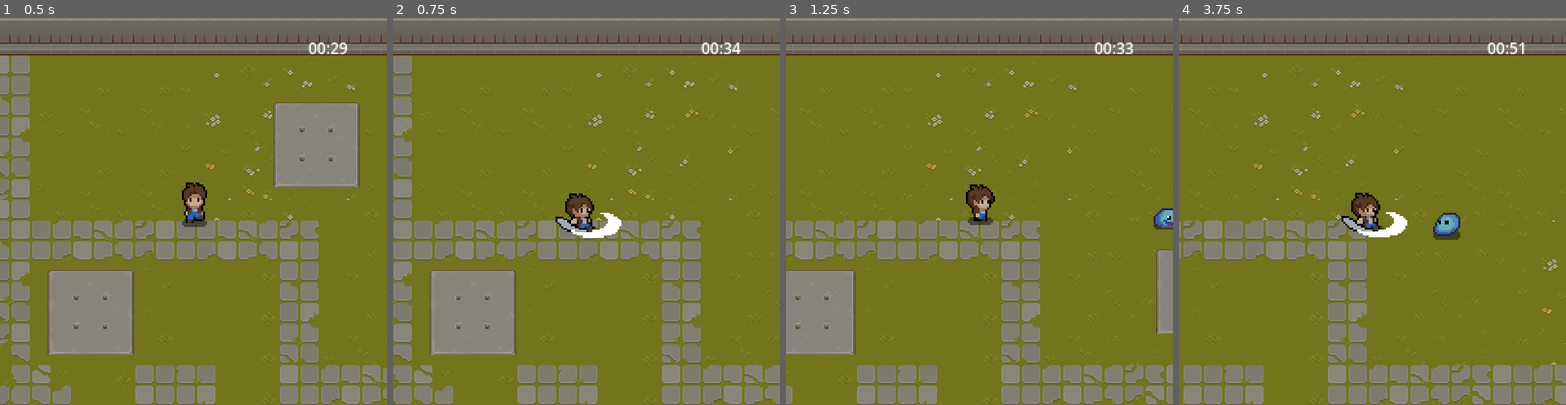
Above: before the commit, frames 1-4 (left to right).
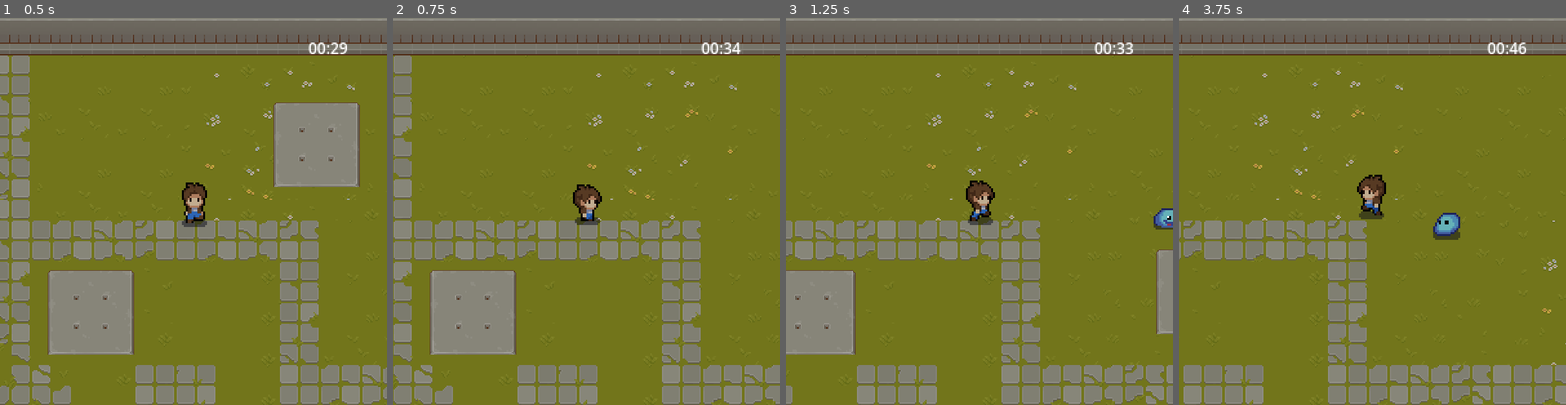
Above: after the commit, the same moments.

Repository: imlana21/stormy_project-1
Game: Godot game, scene res://scene/world.tscn
Same seed, same stepped clock (60 frames per second), same inputs: the game is played once before the commit and once after it.
Inputs (mouse positions are in pixels of both pictures, inside the frame that each line leads up to):
- Up to frame 1 (0.5 s): no input
- Up to frame 2 (0.75 s): tap Enter at 0.5 s; move the mouse to (671, 192) at 0.52 s; hold D (right) from 0.53 s (still down); click (671, 192) at 0.6 s
- Up to frame 3 (1.25 s): keep holding D (right)
- Up to frame 4 (3.75 s): move the mouse to (1295, 230) at 1.27 s; release D (right) at 1.28 s; hold S (down) 1.28-2.03 s; click (1295, 230) at 1.35 s; move the mouse to (1411, 126) at 2.02 s; hold D (right) 2.03-2.78 s; click (1411, 126) at 2.1 s; move the mouse to (1353, 288) at 2.77 s; hold W (up) 2.78-3.53 s; click (1353, 288) at 2.85 s; move the mouse to (1488, 269) at 3.52 s; hold A (left) from 3.53 s (still down); click (1488, 269) at 3.6 s

Frame 1 is identical in both runs. In frame 2, 1.2% of the frame differs, in the area x 42-59%, y 43-57%; in frame 3, 0.4%; in frame 4, 1.4%, in the area x 42-90%, y 6-57%.

Commit message:
Update animation and change cursor

Diff:
--- a/project.godot
+++ b/project.godot
@@ -19,6 +19,8 @@
 
 window/size/viewport_width=600
 window/size/viewport_height=600
+mouse_cursor/custom_image="res://assets/cursor-32.png"
+mouse_cursor/custom_image_hotspot=Vector2(10, 10)
 
 [input]
 
--- /dev/null
+++ b/scene/cursor/cursor.gd
@@ -0,0 +1,9 @@
+extends Node2D
+
+@onready var cursor = preload("res://assets/cursor.png")
+
+func _ready():
+	Input.set_mouse_mode(Input.MOUSE_MODE_HIDDEN)
+
+func _process(delta):
+	position = get_global_mouse_position()
--- /dev/null
+++ b/scene/cursor/cursor.tscn
@@ -0,0 +1,8 @@
+[gd_scene load_steps=2 format=3 uid="uid://dxnfbencjugql"]
+
+[ext_resource type="Script" path="res://scene/cursor/cursor.gd" id="2_dk854"]
+
+[node name="Cursor" type="Node2D"]
+script = ExtResource("2_dk854")
+
+[node name="Sprite2D" type="Sprite2D" parent="."]
--- a/scene/player/player.gd
+++ b/scene/player/player.gd
@@ -14,27 +14,24 @@
 func _physics_process(delta):
 	if is_freeze == false:
 		character_velocity()
-		attack()
+		attack_animation()
+		idle_animation()
 
 func character_velocity():
 	var direction = Vector2()
 	if is_attacking == false:
 		if Input.is_action_pressed("up"):
 			direction += Vector2(0, -1)
-			$Sprite.play("walk_up")
 		if Input.is_action_pressed("down"):
 			direction += Vector2(0, 1)
-			$Sprite.play("walk_down")
 		if Input.is_action_pressed("left"):
 			direction += Vector2(-1, 0)
-			$Sprite.play("walk_left")
 		if Input.is_action_pressed("right"):
 			direction += Vector2(1, 0)
-			$Sprite.play("walk_right")
 		set_velocity(direction * CHAR_SPEED)
 		move_and_slide()
 
-func attack():
+func attack_animation():
 	if Input.is_action_just_pressed("attack") and is_attacking == false:
 		if(mouse_position() > -135 and mouse_position() < -45):
 			$Sprite.play("attack_up")
@@ -57,6 +54,18 @@
 	await get_tree().create_timer(FIRE_RATE).timeout
 	is_attacking = false
 
+func idle_animation():
+	if Input.is_action_pressed("up"):
+		$Sprite.play("walk_up")
+	elif Input.is_action_pressed("down"):
+		$Sprite.play("walk_down")
+	elif Input.is_action_pressed("left"):
+		$Sprite.play("walk_left")
+	elif Input.is_action_pressed("right"):
+		$Sprite.play("walk_right")
+	else:
+		$Sprite.play("idle")
+
 func mouse_position():
 	var mouse_position = get_global_mouse_position()
 	var angle_to_mouse = atan2(mouse_position.y - global_position.y, mouse_position.x - global_position.x)
--- a/scene/wall/wall.gd
+++ b/scene/wall/wall.gd
@@ -3,7 +3,7 @@
 signal wall_destroyed
 
 func _on_area_2d_body_entered(body):
-	if body.is_in_group("bullet"):
+	if body.is_in_group("bullet") and is_in_group("wall"):
 		wall_destroyed.emit(self)
 		$WallTimerSpawn.wait_time = 5
 		$WallTimerSpawn.start()
Binary file added: assets/cursor-32.png
Not shown, added: assets/cursor-32.png.import
Binary file added: assets/cursor-52.png
Not shown, added: assets/cursor-52.png.import
Not shown, added: assets/cursor.png.import
Not shown, changed: export_presets.cfg
